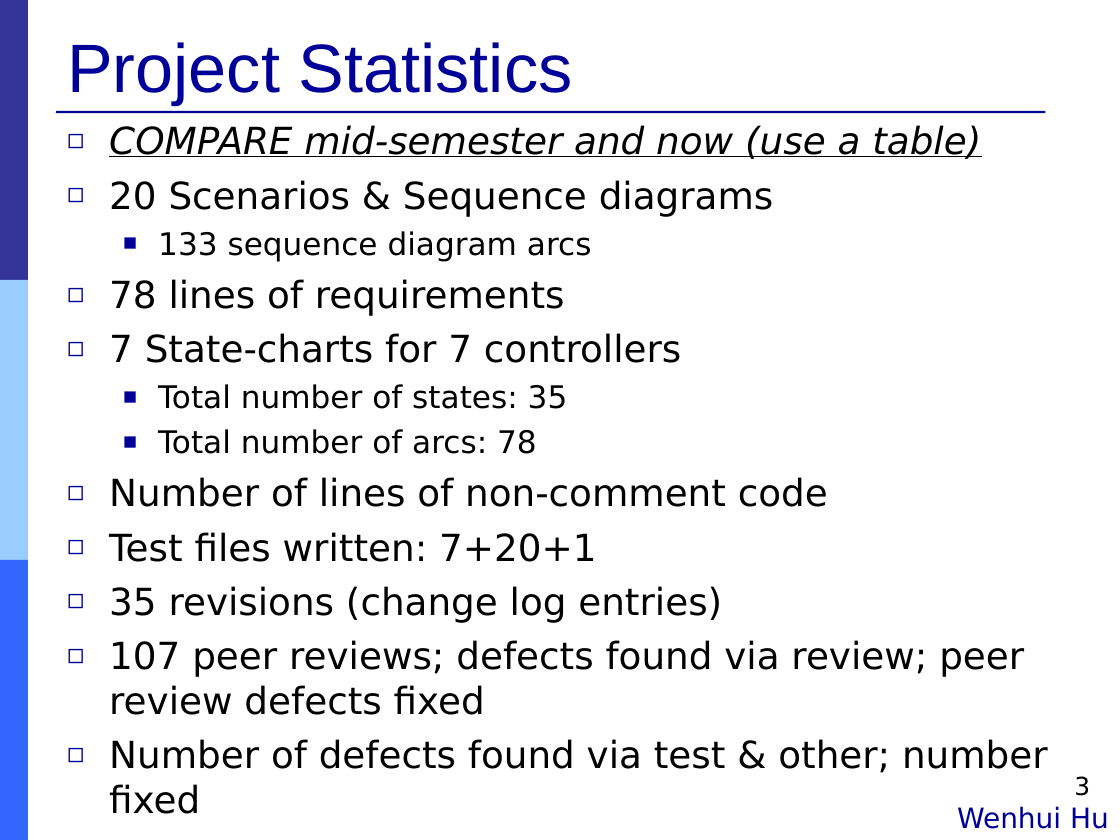
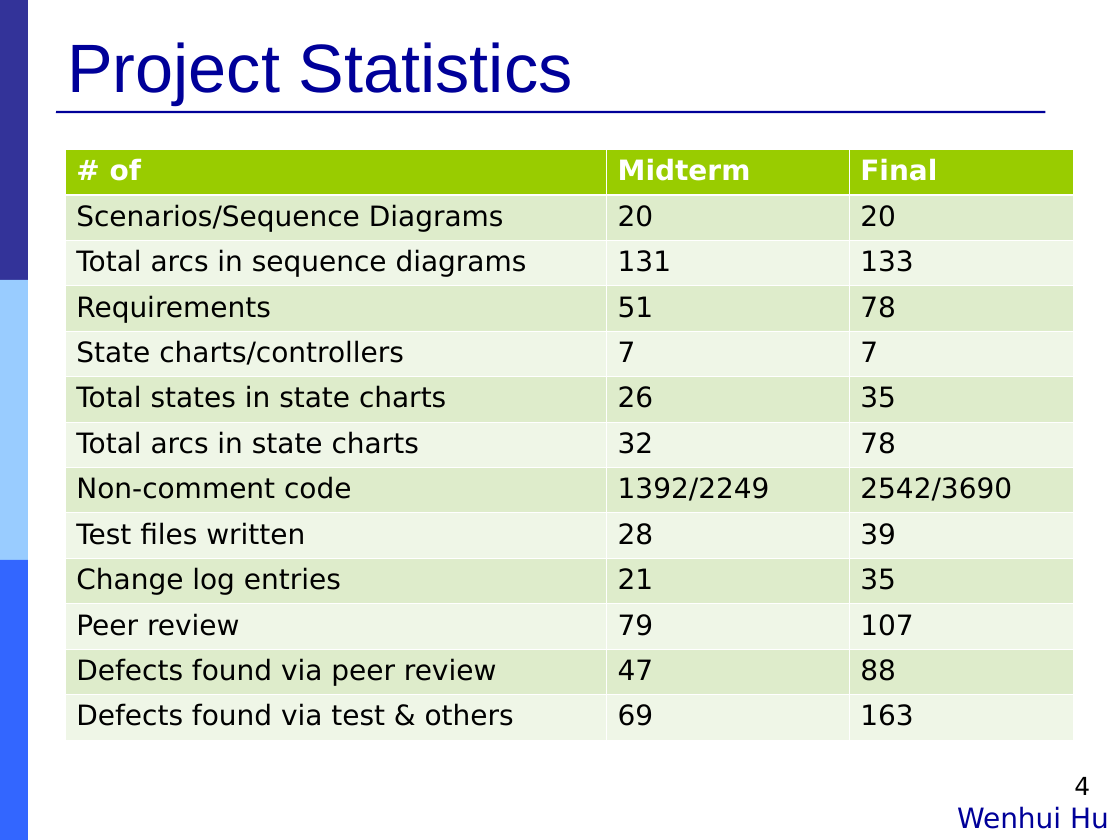
Before and after one commit to Muliang/18649, a slide deck: slide 4 of logs/09_final_pres.ppt (slide 3 before the commit). Drawn at 1120x840 pixels with LibreOffice and Linux fonts; fonts in the diff are those of the drawing. Boxes give left, top, right and bottom in pixels: in the first picture for what was removed or moved away, otherwise in the second. Text is boxed around its words. In the diff, an @@ line names an element or a change of style, - is before the commit and + after.

```diff
--- a/logs/09_final_pres.ppt
+++ b/logs/09_final_pres.ppt
@@ table added at [65, 149, 1073, 739], 13 rows, 3 columns @@
+# of | Midterm | Final
+Scenarios/Sequence Diagrams | 20 | 20
+Total arcs in sequence diagrams | 131 | 133
+Requirements | 51 | 78
+State charts/controllers | 7 | 7
+Total states in state charts | 26 | 35
+Total arcs in state charts | 32 | 78
+Non-comment code | 1392/2249 | 2542/3690
+Test files written | 28 | 39
+Change log entries | 21 | 35
+Peer review | 79 | 107
+Defects found via peer review | 47 | 88
+Defects found via test & others | 69 | 163
@@ text removed at [109, 125, 1048, 814] @@
-◻ COMPARE mid-semester and now (use a table)
-◻ 20 Scenarios & Sequence diagrams
-  ■ 133 sequence diagram arcs
-◻ 78 lines of requirements
-◻ 7 State-charts for 7 controllers
-  ■ Total number of states: 35
-  ■ Total number of arcs: 78
-◻ Number of lines of non-comment code
-◻ Test files written: 7+20+1
-◻ 35 revisions (change log entries)
-◻ 107 peer reviews; defects found via review; peer review defects fixed
-◻ Number of defects found via test & other; number fixed
@@ page number at [1074, 777, 1090, 795]: text changed @@
-3
+4
```
Also in this commit, not shown: 1 other slide changed, 1 other file.
